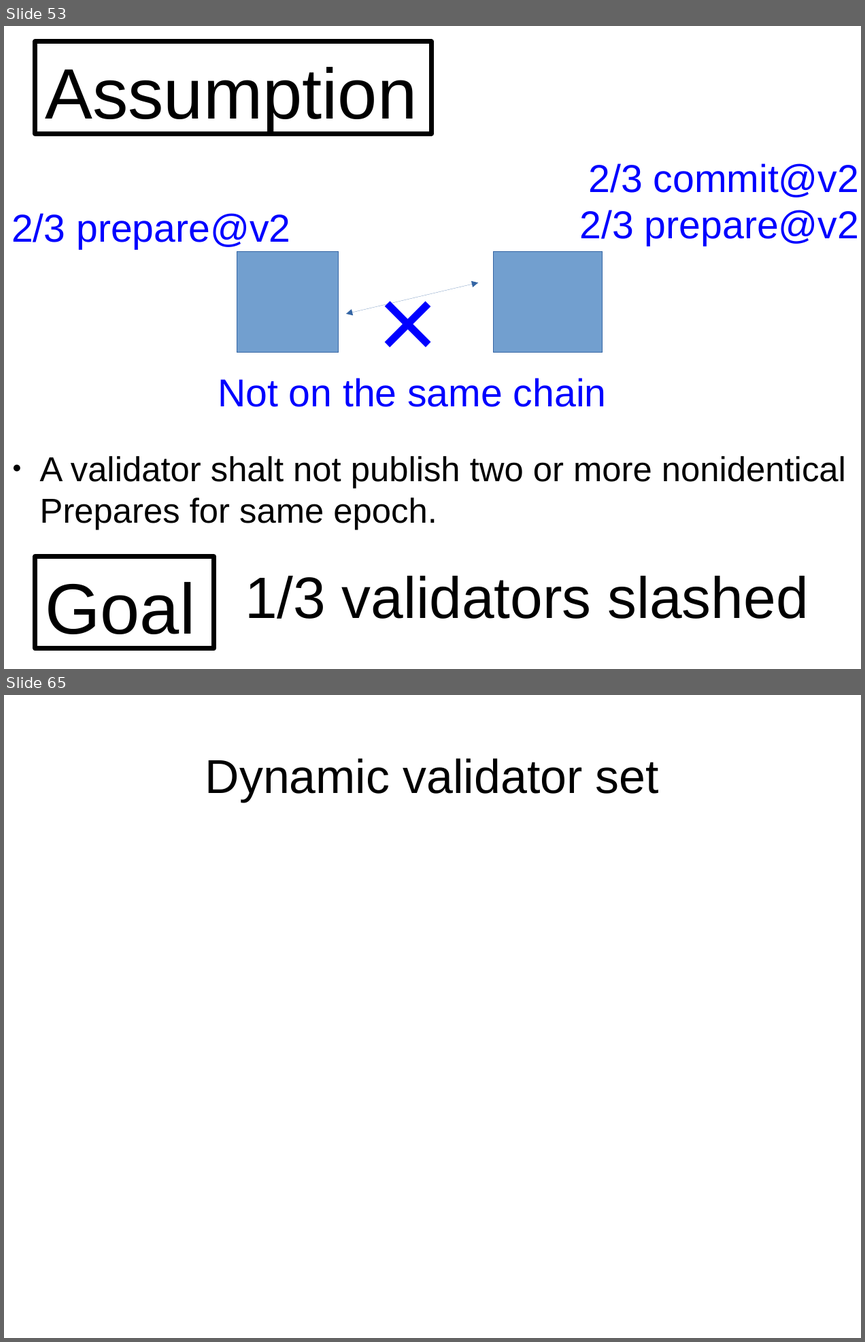
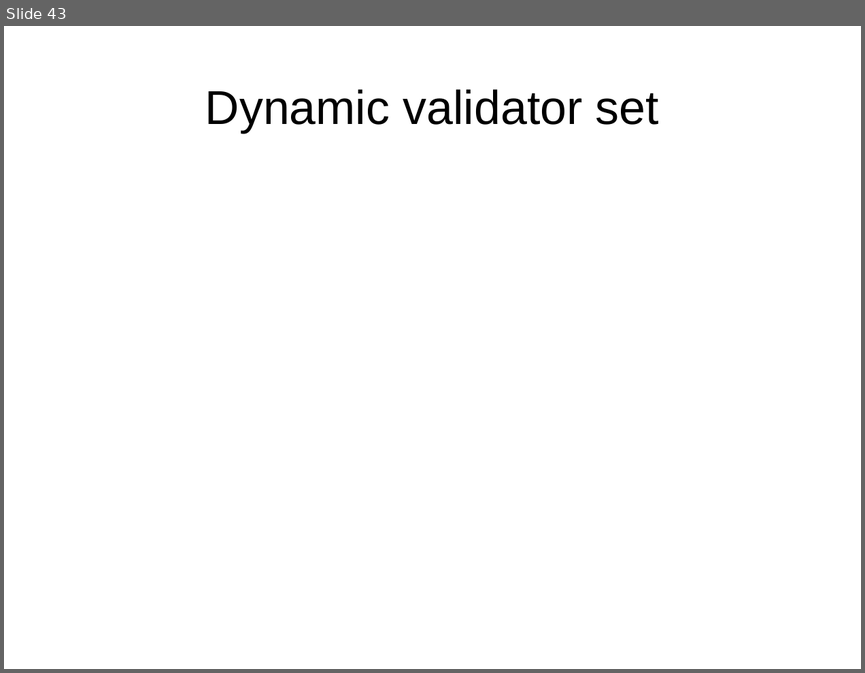
Before and after one commit to palmskog/pos, a slide deck: slide.odp. Shown one above the other, each under a label of ours: slides 53 and 65 before the commit, slide 43 after it; the slides between them are not shown. The pictures are 865x1342 and 865x673 pixels, drawn with LibreOffice and Linux fonts; fonts in the diff are those of the drawing. Boxes give left, top, right and bottom in pixels: in the first picture for what was removed or moved away, otherwise in the second. Text is boxed around its words. In the diff, an @@ line names an element or a change of style, - is before the commit and + after.

```diff
--- a/slide.odp
+++ b/slide.odp
@@ slide 53 removed at (4, 26, 861, 669), background #FFFFFF @@
@@ rectangle removed at (35, 42, 432, 133) @@
-Assumption
@@ text removed at (580, 163, 859, 246) @@
-2/3 commit@v2
-2/3 prepare@v2
@@ text removed at (11, 213, 290, 249) @@
-2/3 prepare@v2
@@ rectangle removed at (237, 252, 339, 352) @@
@@ text removed at (354, 252, 463, 391) @@
-×
@@ rectangle removed at (494, 252, 602, 352) @@
@@ double arrow removed from (346, 314) to (478, 282) @@
@@ text removed at (218, 378, 606, 407) @@
-Not on the same chain
@@ text removed at (40, 456, 846, 529) @@
-● A validator shalt not publish two or more nonidentical Prepares for same epoch.
@@ rectangle removed at (35, 556, 214, 648) @@
-Goal
@@ text removed at (245, 575, 808, 618) @@
-1/3 validators slashed
@@ what was slide 65 is now slide 43 @@
```
Also in this commit, not shown: 1 slide added, 22 other slides removed.
